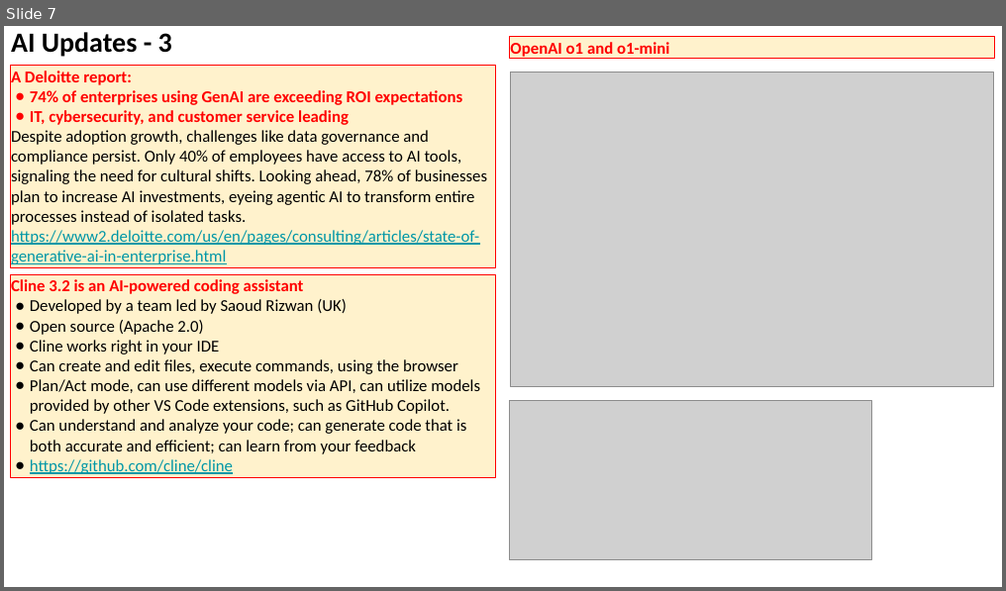
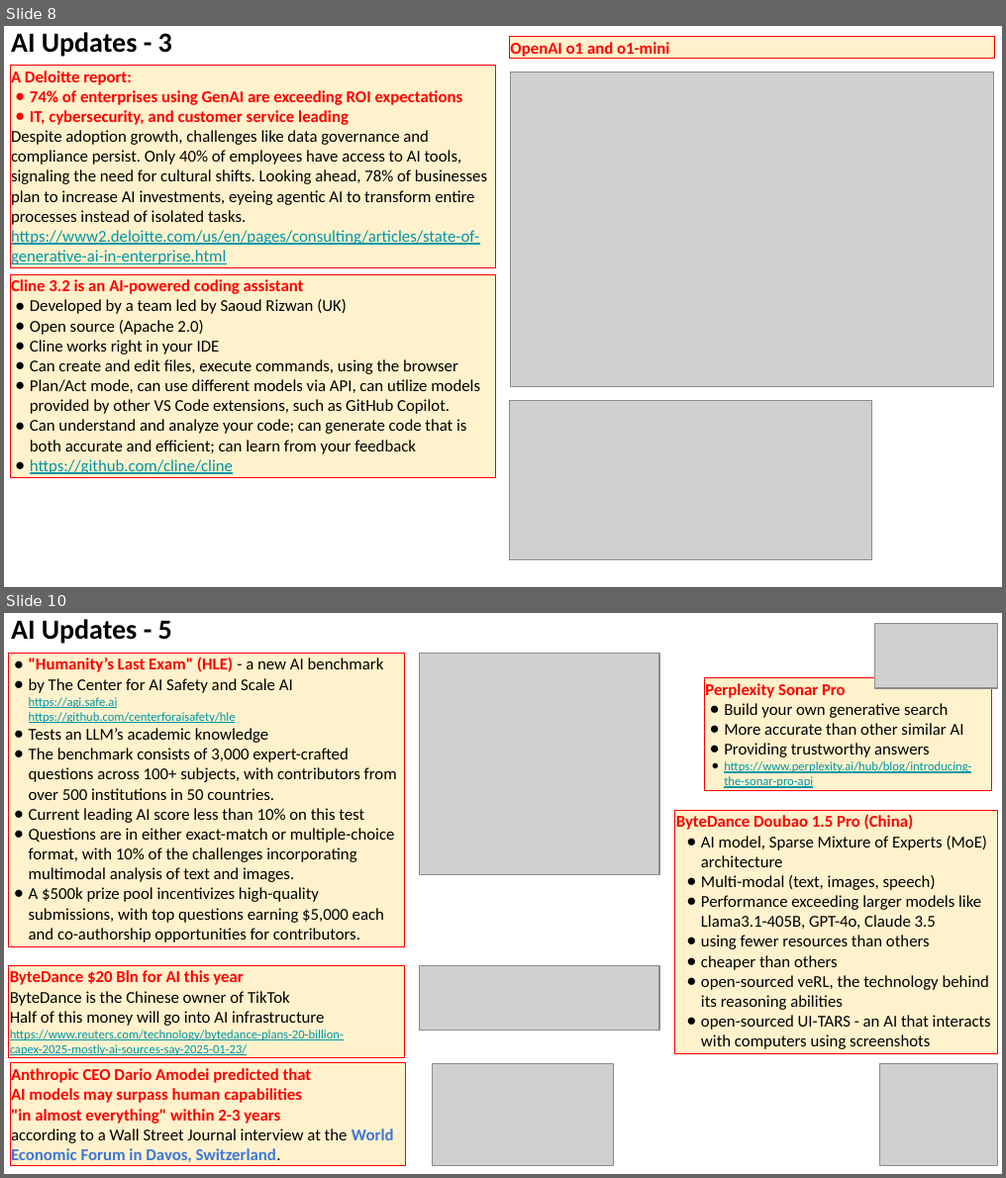
Before and after one commit to lselector/seminar, a slide deck: 2025/2025-01-24-AI-Updates.pptx. Shown one above the other, each under a label of ours: slide 7 before the commit, slides 8 and 10 after it; the slides between them are not shown. The pictures are 1006x591 and 1006x1178 pixels, drawn with LibreOffice and Linux fonts; fonts in the diff are those of the drawing; grey boxes stand for pictures. Boxes give left, top, right and bottom in pixels: in the first picture for what was removed or moved away, otherwise in the second. Text is boxed around its words. In the diff, an @@ line names an element or a change of style, - is before the commit and + after.

```diff
--- a/2025/2025-01-24-AI-Updates.pptx
+++ b/2025/2025-01-24-AI-Updates.pptx
@@ slide 10 added at (4, 613, 1002, 1174), background #FFFFFF @@
@@ text added at (11, 619, 172, 644), 20 pt, text #000000, bold @@
+AI Updates - 5
@@ picture added at (874, 623, 998, 688) @@
@@ rectangle added at (9, 653, 404, 948), fill #FFF2CC, outline #FF0000 0.75 pt, 12 pt, text #000000 @@
+● "Humanity’s Last Exam" (HLE) - a new AI benchmark
+● by The Center for AI Safety and Scale AI
+  https://agi.safe.ai
+  https://github.com/centerforaisafety/hle
+● Tests an LLM’s academic knowledge
+● The benchmark consists of 3,000 expert-crafted questions across 100+ subjects, with contributors from over 500 institutions in 50 countries.
+● Current leading AI score less than 10% on this test
+● Questions are in either exact-match or multiple-choice format, with 10% of the challenges incorporating multimodal analysis of text and images.
+● A $500k prize pool incentivizes high-quality submissions, with top questions earning $5,000 each and co-authorship opportunities for contributors.
@@ picture added at (420, 653, 659, 875) @@
@@ rectangle added at (705, 678, 992, 790), fill #FFF2CC, outline #FF0000 0.75 pt, 12 pt, text #000000 @@
+Perplexity Sonar Pro
+● Build your own generative search
+● More accurate than other similar AI
+● Providing trustworthy answers
+● https://www.perplexity.ai/hub/blog/introducing-the-sonar-pro-api
@@ rectangle added at (674, 811, 997, 1055), fill #FFF2CC, outline #FF0000 0.75 pt, 12 pt, text #000000 @@
+ByteDance Doubao 1.5 Pro (China)
+● AI model, Sparse Mixture of Experts (MoE) architecture
+● Multi-modal (text, images, speech)
+● Performance exceeding larger models like Llama3.1-405B, GPT-4o, Claude 3.5
+● using fewer resources than others
+● cheaper than others
+● open-sourced veRL, the technology behind its reasoning abilities
+● open-sourced UI-TARS - an AI that interacts with computers using screenshots
@@ rectangle added at (9, 965, 404, 1059), fill #FFF2CC, outline #FF0000 0.75 pt, 9 pt, text #0097A7, underline @@
+ByteDance $20 Bln for AI this year
+ByteDance is the Chinese owner of TikTok
+Half of this money will go into AI infrastructure
+https://www.reuters.com/technology/bytedance-plans-20-billion-capex-2025-mostly-ai-sources-say-2025-01-23/
@@ picture added at (420, 965, 659, 1030) @@
@@ rectangle added at (10, 1063, 405, 1165), fill #FFF2CC, outline #FF0000 0.75 pt, 12 pt, text #FF0000, bold @@
+Anthropic CEO Dario Amodei predicted that
+AI models may surpass human capabilities
+"in almost everything" within 2-3 years
+according to a Wall Street Journal interview at the World Economic Forum in Davos, Switzerland.
@@ picture added at (432, 1064, 613, 1165) @@
@@ picture added at (880, 1064, 998, 1165) @@
@@ what was slide 7 is now slide 8 @@
```
Also in this commit, not shown: 4 slides changed, 4 other slides added.
